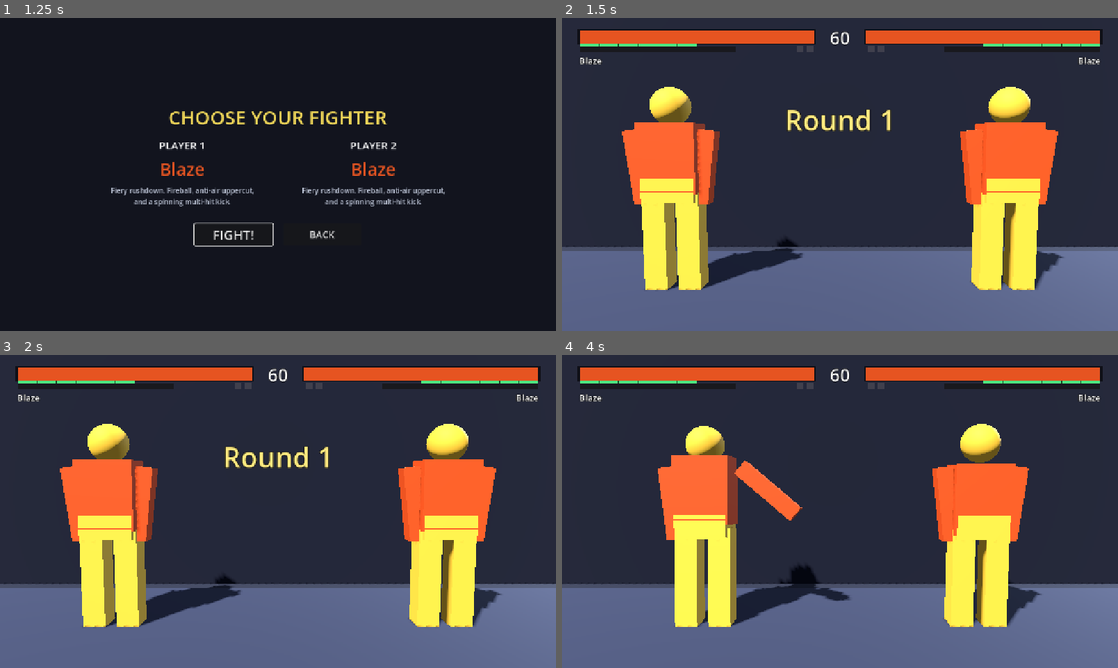
Above: before the commit, frames 1-4 (two rows, left to right).
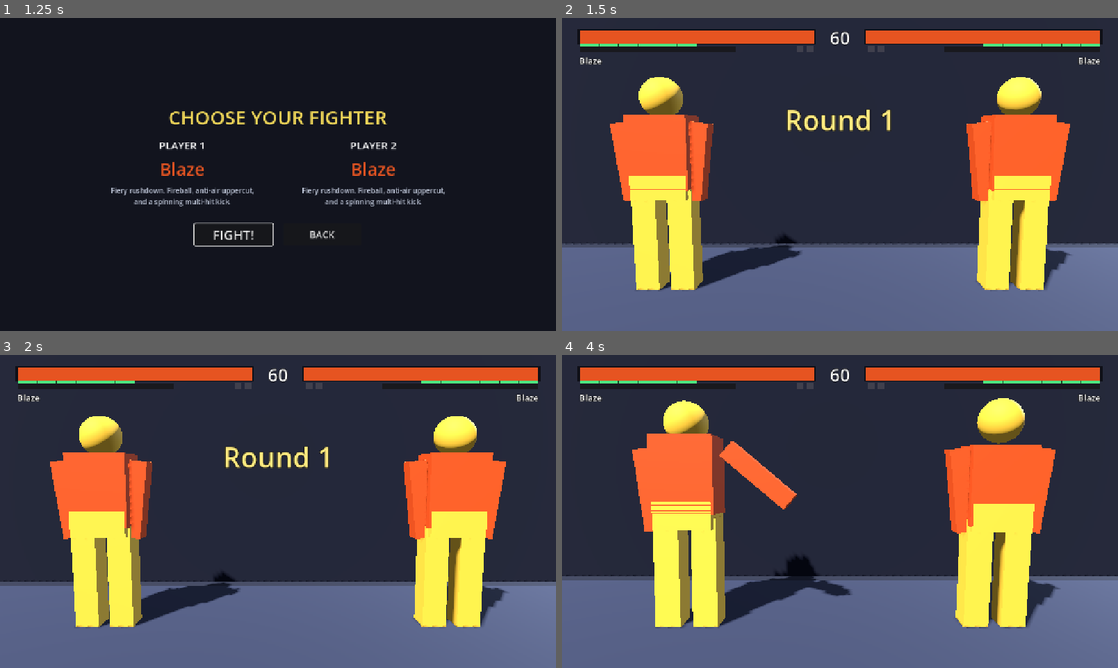
Above: after the commit, the same moments.

Repository: muji-wyh/FootisesGame3
Game: Godot game, scene res://scenes/Main.tscn
Same seed, same stepped clock (60 frames per second), same inputs: the game is played once before the commit and once after it. Sound files missing from this copy of the repository are replaced by a short silence.
Inputs (mouse positions are in pixels of both pictures, inside the frame that each line leads up to):
- Up to frame 1 (1.25 s): click "LOCAL 2-PLAYER" at 0.5 s
- Up to frame 2 (1.5 s): click "FIGHT!" at 1.25 s
- Up to frame 3 (2 s): no input
- Up to frame 4 (4 s): tap Enter at 2 s; move the mouse to (962, 495) at 2.02 s; hold D 2.03-2.75 s; tap U (p1_lp) at 2.1 s; click (962, 495) at 2.17 s; drag from (728, 527) to (812, 574) at 2.77 s; move the mouse to (895, 442) at 3.52 s; hold D from 3.53 s (still down); tap O at 3.6 s; click (895, 442) at 3.67 s

Frame 1 is identical in both runs. In frame 2, 11% of the frame differs, in the area x 0-100%, y 18-88%; in frame 3, 9.4%; in frame 4, 19%, in the area x 0-100%, y 13-88%.

Commit message:
Refine jump and camera presentation
Co-authored-by: Copilot <223556219+Copilot@users.noreply.github.com>

Diff:
--- a/characters/blaze/blaze.gd
+++ b/characters/blaze/blaze.gd
@@ -32,7 +32,7 @@
 	c.max_health = 950
 	c.walk_speed = 3.6
 	c.back_speed = 2.9
-	c.jump_velocity = 9.8
+	c.jump_velocity = 12.6
 	c.model_path = ASSETS + "maskman.fbx"
 	c.model_face_deg = 90.0
 	c.rig = _rig()
--- a/scripts/match/FightCamera.gd
+++ b/scripts/match/FightCamera.gd
@@ -8,10 +8,11 @@
 
 const FOV := 45.0
 const FEET_FRAC := 0.87        # screen fraction (from top) at which the fighters' feet sit
-const MARGIN := 1.0            # world metres kept beyond each fighter, horizontally
-const MIN_Z := 3.4             # closest pull-in ≈ the round-start framing (most zoomed-in)
-const MAX_Z := 12.0            # farthest pull-out (keeps both framed corner-to-corner)
+const MARGIN := 0.9            # world metres kept beyond each fighter, horizontally
+const MIN_Z := 3.0             # closest pull-in ≈ the round-start framing (most zoomed-in)
+const MAX_Z := 11.0            # farthest pull-out (keeps both framed corner-to-corner)
 const HEIGHT := 1.35           # camera height (constant; pitch is what tracks the floor)
+const AIR_LIFT := 0.45         # how much the camera lifts to follow airborne fighters
 const FOLLOW := 0.2
 
 var _base := Vector3(0, HEIGHT, MIN_Z)
@@ -22,7 +23,7 @@
 func _ready() -> void:
 	fov = FOV
 	position = Vector3(0, HEIGHT, MIN_Z)
-	_aim(0.0, MIN_Z)
+	_aim(0.0, MIN_Z, HEIGHT)
 
 ## Request a screen shake (impact feedback). Stronger requests win; decays over `frames`.
 func shake(amp: float, frames: int) -> void:
@@ -35,13 +36,14 @@
 func track(a: Vector3, b: Vector3) -> void:
 	var mid_x := (a.x + b.x) * 0.5
 	var sep: float = absf(a.x - b.x)
+	var lift := clampf(maxf(a.y, b.y) * AIR_LIFT, 0.0, 2.4)
 	# Zoom to fit both fighters (plus a margin) across the screen's horizontal half-extent.
 	var z := clampf((sep * 0.5 + MARGIN) / _half_width_tan(), MIN_Z, MAX_Z)
 	var bound: float = Arena.STAGE_HALF_WIDTH - 1.0
 	mid_x = clampf(mid_x, -bound, bound)
-	_base = _base.lerp(Vector3(mid_x, HEIGHT, z), FOLLOW)
+	_base = _base.lerp(Vector3(mid_x, HEIGHT + lift, z), FOLLOW)
 	position = _base + _shake_offset()
-	_aim(_base.x, _base.z)
+	_aim(_base.x, _base.z, _base.y)
 
 ## Half of the screen's horizontal extent (in tan units) at the subject plane, accounting for
 ## the live viewport aspect (vertical FOV is fixed, so width follows the aspect).
@@ -57,11 +59,11 @@
 ## Aim so the fighters' feet (world y = 0) sit at FEET_FRAC of the screen height. Solving the
 ## pitch from that constraint keeps the floor line anchored as z changes: when the camera
 ## pulls back the heads simply rise into frame, instead of the fighters floating upward.
-func _aim(x: float, z: float) -> void:
+func _aim(x: float, z: float, cam_y: float) -> void:
 	var half := FOV * 0.5
-	var feet_deg := -rad_to_deg(atan(HEIGHT / maxf(0.1, z)))
+	var feet_deg := -rad_to_deg(atan(cam_y / maxf(0.1, z)))
 	var center_deg := half * (2.0 * FEET_FRAC - 1.0) + feet_deg
-	var look_y := HEIGHT + z * tan(deg_to_rad(center_deg))
+	var look_y := cam_y + z * tan(deg_to_rad(center_deg))
 	look_at_from_position(position, Vector3(x, look_y, 0.0), Vector3.UP)
 
 func _shake_offset() -> Vector3:
--- a/scripts/ui/AnimationGallery.gd
+++ b/scripts/ui/AnimationGallery.gd
@@ -13,6 +13,11 @@
 var _cam: Camera3D
 var _pan_speed := 14.0
 var _dragging := false
+var _rotating := false
+var _orbit_target := Vector3.ZERO
+var _orbit_yaw := 0.0
+var _orbit_pitch := deg_to_rad(-28.0)
+var _orbit_distance := 11.0
 
 func _ready() -> void:
 	_add_environment()
@@ -80,10 +85,10 @@
 func _setup_camera(rows: int) -> void:
 	_cam = Camera3D.new()
 	_cam.fov = 55.0
-	_cam.rotation_degrees = Vector3(-28, 0, 0)
-	_cam.position = Vector3((COLS - 1) * SPACING_X * 0.5, 5.0, 6.0)
 	_cam.current = true
 	add_child(_cam)
+	_orbit_target = Vector3((COLS - 1) * SPACING_X * 0.5, 1.5, -maxf(0.0, float(rows - 1) * SPACING_Z * 0.35))
+	_apply_camera_transform()
 
 func _process(delta: float) -> void:
 	if _cam == null:
@@ -101,8 +106,16 @@
 		mv.y -= 1
 	if Input.is_key_pressed(KEY_E):
 		mv.y += 1
-	_cam.position += mv * _pan_speed * delta * clampf(_cam.position.y / 5.0, 0.5, 4.0)
-	_cam.position.y = clampf(_cam.position.y, 1.5, 40.0)
+	if mv == Vector3.ZERO:
+		return
+	var scale := clampf(_orbit_distance / 11.0, 0.5, 4.0)
+	var right := _cam.transform.basis.x
+	var fwd := -_cam.transform.basis.z
+	fwd.y = 0.0
+	fwd = fwd.normalized()
+	_orbit_target += (right * mv.x + fwd * mv.z + Vector3.UP * mv.y) * _pan_speed * delta * scale
+	_orbit_target.y = clampf(_orbit_target.y, 0.5, 12.0)
+	_apply_camera_transform()
 
 func _unhandled_input(event: InputEvent) -> void:
 	if event.is_action_pressed("ui_cancel"):
@@ -115,25 +128,42 @@
 		var mb := event as InputEventMouseButton
 		if mb.button_index == MOUSE_BUTTON_LEFT:
 			_dragging = mb.pressed
+		elif mb.button_index == MOUSE_BUTTON_RIGHT:
+			_rotating = mb.pressed
 		elif mb.button_index == MOUSE_BUTTON_WHEEL_UP and mb.pressed:
 			_dolly(1.0)
 		elif mb.button_index == MOUSE_BUTTON_WHEEL_DOWN and mb.pressed:
 			_dolly(-1.0)
 	elif event is InputEventMouseMotion and _dragging:
 		var rel := (event as InputEventMouseMotion).relative
-		var scale := 0.012 * clampf(_cam.position.y / 5.0, 0.5, 4.0)
+		var scale := 0.012 * clampf(_orbit_distance / 11.0, 0.5, 4.0)
 		var right := _cam.transform.basis.x
 		var fwd := -_cam.transform.basis.z
 		fwd.y = 0.0
 		fwd = fwd.normalized()
 		# Grab-and-drag: the grid follows the cursor.
-		_cam.position += right * (-rel.x * scale) + fwd * (rel.y * scale)
+		_orbit_target += right * (-rel.x * scale) + fwd * (rel.y * scale)
+		_orbit_target.y = clampf(_orbit_target.y, 0.5, 12.0)
+		_apply_camera_transform()
+	elif event is InputEventMouseMotion and _rotating:
+		var rel := (event as InputEventMouseMotion).relative
+		_orbit_yaw -= rel.x * 0.008
+		_orbit_pitch = clampf(_orbit_pitch - rel.y * 0.006, deg_to_rad(-75.0), deg_to_rad(-8.0))
+		_apply_camera_transform()
 
 ## Dolly the camera along its view direction (mouse wheel zoom).
 func _dolly(dir: float) -> void:
-	var fwd := -_cam.transform.basis.z
-	_cam.position += fwd * dir * 2.0 * clampf(_cam.position.y / 5.0, 0.5, 4.0)
-	_cam.position.y = clampf(_cam.position.y, 1.5, 40.0)
+	_orbit_distance = clampf(_orbit_distance - dir * 1.2 * clampf(_orbit_distance / 11.0, 0.5, 4.0), 3.5, 40.0)
+	_apply_camera_transform()
+
+func _apply_camera_transform() -> void:
+	if _cam == null:
+		return
+	var offset := Vector3(0, 0, _orbit_distance)
+	offset = offset.rotated(Vector3.RIGHT, _orbit_pitch)
+	offset = offset.rotated(Vector3.UP, _orbit_yaw)
+	_cam.position = _orbit_target + offset
+	_cam.look_at(_orbit_target, Vector3.UP)
 
 # --- scene setup -----------------------------------------------------------
 
@@ -173,7 +203,7 @@
 	var hint := Label.new()
 	hint.position = Vector2(24, 56)
 	hint.add_theme_font_size_override("font_size", 18)
-	hint.text = "Mouse: drag to pan, wheel to zoom    WASD / arrows: pan    Q / E: down / up    ESC: back"
+	hint.text = "Mouse: left-drag pan, right-drag rotate, wheel zoom    WASD / arrows: pan    Q / E: down / up    ESC: back"
 	layer.add_child(hint)
 
 func _show_notice(text: String) -> void:
--- a/tools/run_tests.gd
+++ b/tools/run_tests.gd
@@ -368,6 +368,7 @@
 	_check("roster is exactly [blaze]", CharacterLibrary.ids() == ["blaze"])
 	var b := CharacterLibrary.create("blaze")
 	_check("blaze display name", b.display_name == "Blaze")
+	_check("blaze jump is tuned higher", b.jump_velocity > 12.0)
 	_check("blaze has 3 specials", b.specials.size() == 3)
 	_check("blaze has 1 super", b.supers.size() == 1)
 	_check("blaze hurricane uses QCB", b.get_move("hurricane") != null and b.get_move("hurricane").motion == MotionParser.QCB)
@@ -975,7 +976,7 @@
 	# basis out of tree). Verify it stays put at both near and far zoom.
 	var feet_frac := func(c: FightCamera) -> float:
 		var center := rad_to_deg(c.rotation.x)
-		var feet_world := -rad_to_deg(atan(FightCamera.HEIGHT / c.position.z))
+		var feet_world := -rad_to_deg(atan(c.position.y / c.position.z))
 		return (1.0 - (feet_world - center) / (FightCamera.FOV * 0.5)) * 0.5
 	var far_frac: float = feet_frac.call(cam)
 	for i in range(60):
@@ -983,4 +984,10 @@
 	var near_frac: float = feet_frac.call(cam)
 	_check("feet anchored near bottom when far", far_frac > 0.82 and far_frac < 0.92)
 	_check("feet anchored near bottom when close", near_frac > 0.82 and near_frac < 0.92)
+	for i in range(40):
+		cam.track(Vector3(-0.4, 2.8, 0), Vector3(0.4, 0, 0))
+	_check("camera lifts a bit for a high jump", cam.position.y > FightCamera.HEIGHT + 0.35)
+	for i in range(60):
+		cam.track(Vector3(-0.4, 0, 0), Vector3(0.4, 0, 0))
+	_check("camera settles back after landing", absf(cam.position.y - FightCamera.HEIGHT) < 0.2)
 	cam.free()
